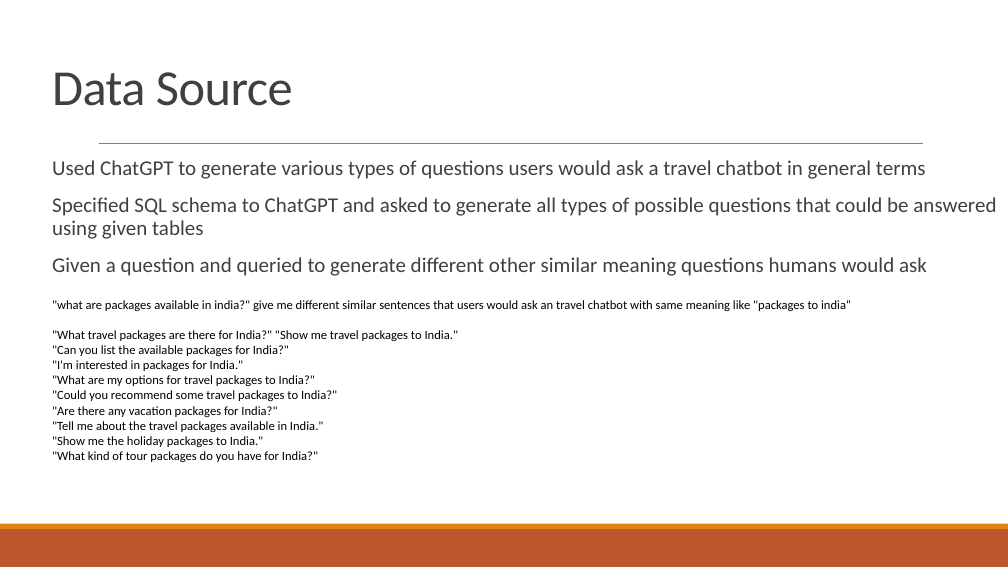
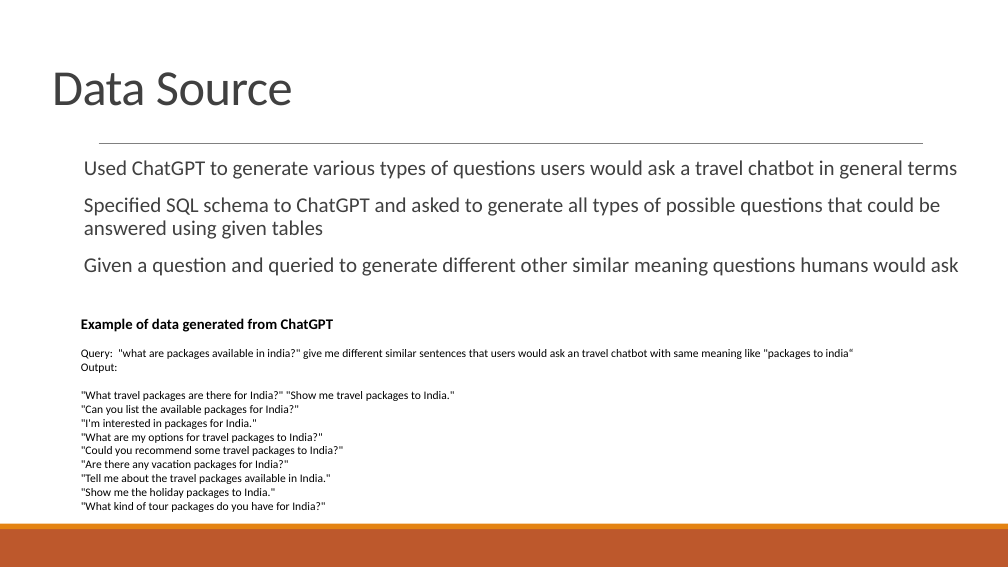
Before and after one commit to saiabhishek-itta/ChatBot-Using-Gemini, a slide deck: slide 4 of Presentation.pptx. Drawn at 1008x567 pixels with LibreOffice and Linux fonts; fonts in the diff are those of the drawing. Boxes give left, top, right and bottom in pixels: in the first picture for what was removed or moved away, otherwise in the second. Text is boxed around its words. In the diff, an @@ line names an element or a change of style, - is before the commit and + after.

```diff
--- a/Presentation.pptx
+++ b/Presentation.pptx
@@ text "Used ChatGPT to generate various ..." rewrapped from [52,160,996,276] to [84,160,959,276] @@
@@ text "Example of data generated from ...": place and size @@
-text "Example of data generated from ..." at [52,300,851,462]
+text "Example of data generated from ..." at [81,318,854,512]
@@ text at [81,318,854,373]: text changed; size 12 to 11 pt @@
-"what are packages available in india?" give me different similar sentences that users would ask an travel chatbot with same meaning like "packages to india“
+  Example of data generated from ChatGPT
+  Query: "what are packages available in india?" give me different similar sentences that users would ask an travel chatbot with same meaning like "packages to india“
+  Output:
@@ text at [81,391,455,512]: size 12 to 11 pt in ""What travel packages are there for India?" ...", ""Can you list the available packages for ...", ""I'm interested in packages for India."", ""What are my options for travel packages ..." and 5 more places; list level 1 to 2 in ""What travel packages are there ..."; list level 1 to 2 in ""Can you list the available ..."; list level 1 to 2 in ""I'm interested in packages for ..."; list level 1 to 2 in ""What are my options for ..."; list level 1 to 2 in ""Could you recommend some travel ..."; list level 1 to 2 in ""Are there any vacation packages ..."; list level 1 to 2 in ""Tell me about the travel ..."; list level 1 to 2 in ""Show me the holiday packages ..."; list level 1 to 2 in ""What kind of tour packages ..." @@
```
Also in this commit, not shown: 2 other slides changed, 6 other files.
